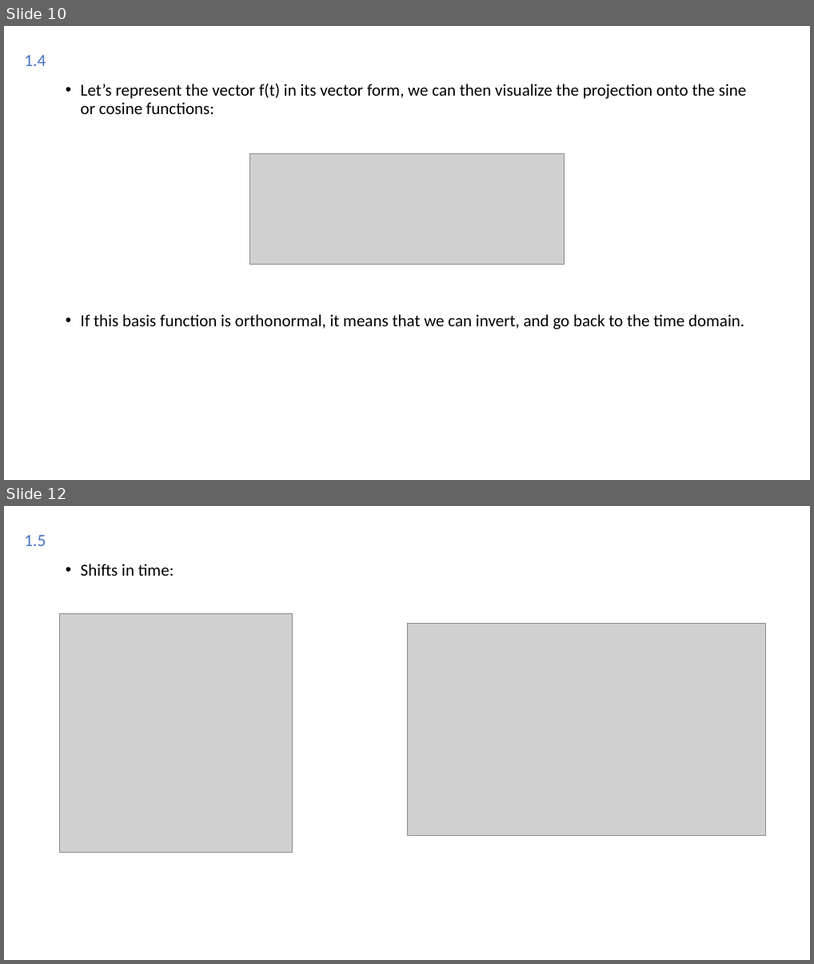
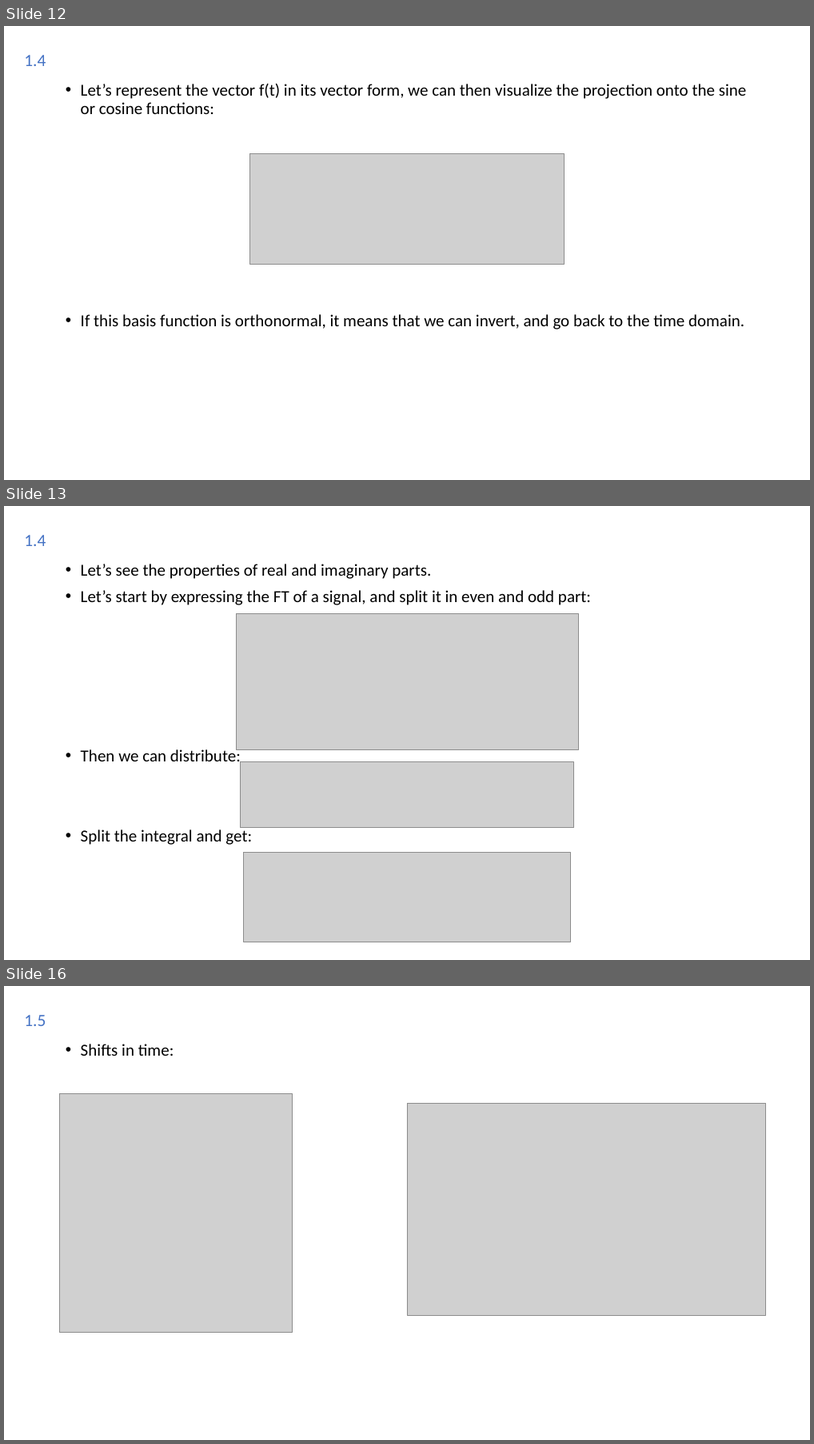
Before and after one commit to Joao-Quinta/Uni3eme_2, a slide deck: imagerieNumerique/Imagerie numérique.odp. Shown one above the other, each under a label of ours: slides 10 and 12 before the commit, slides 12, 13 and 16 after it; the slides between them are not shown. The pictures are 814x964 and 814x1444 pixels, drawn with LibreOffice and Linux fonts; fonts in the diff are those of the drawing; grey boxes stand for pictures. Boxes give left, top, right and bottom in pixels: in the first picture for what was removed or moved away, otherwise in the second. Text is boxed around its words. In the diff, an @@ line names an element or a change of style, - is before the commit and + after.

```diff
--- a/imagerieNumerique/Imagerie numérique.odp
+++ b/imagerieNumerique/Imagerie numérique.odp
@@ slide 13 added at [4, 506, 810, 960], background #FFFFFF @@
@@ text added at [24, 535, 46, 546], 20.4 pt, text #4472C4 @@
+1.4
@@ text added at [81, 564, 591, 844], 20 pt, text #000000 @@
+• Let’s see the properties of real and imaginary parts.
+• Let’s start by expressing the FT of a signal, and split it in even and odd part:
+• Then we can distribute:
+• Split the integral and get:
@@ picture added at [236, 614, 578, 750] @@
@@ picture added at [240, 762, 574, 828] @@
@@ picture added at [243, 852, 571, 941] @@
@@ what was slide 10 is now slide 12 @@
@@ what was slide 12 is now slide 16 @@
```
Also in this commit, not shown: 5 slides changed, 9 other slides added, 10 other files.
